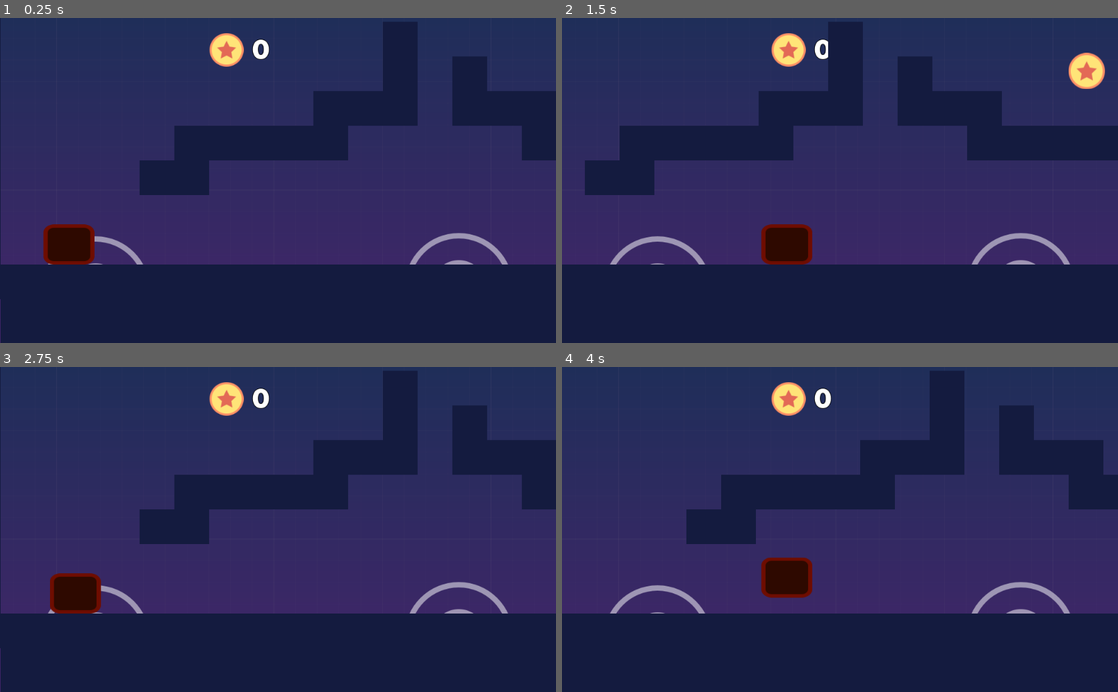
Above: before the commit, frames 1-4 (two rows, left to right).
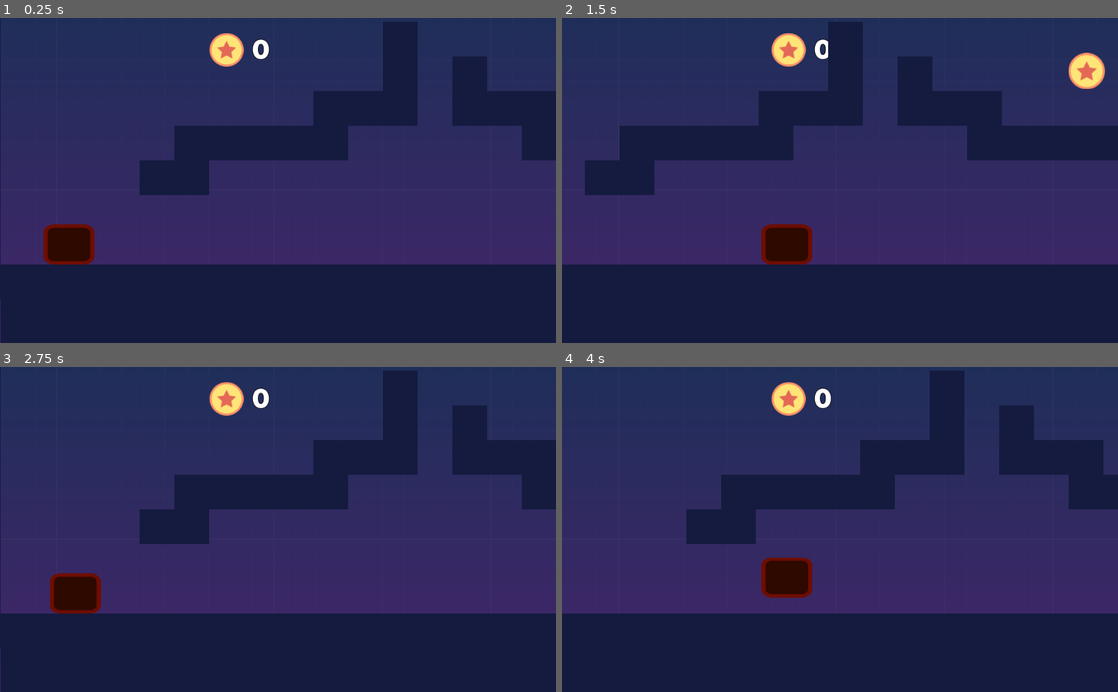
Above: after the commit, the same moments.

Repository: amzker/PlatformerAI
Game: Godot game, scene res://src/levels/testlv.tscn
The game is run twice, just before and just after one commit, with the same random seed, the same clock (stepped at 60 frames per second) and the same inputs. Sound files missing from this copy of the repository are replaced by a short silence.
Inputs (mouse positions are in pixels of both pictures, inside the frame that each line leads up to):
- Up to frame 1 (0.25 s): no input
- Up to frame 2 (1.5 s): tap Enter at 0.5 s; move the mouse to (962, 164) at 0.52 s; hold D (move_right) 0.53-1.25 s; tap 2 (2) at 0.6 s; click (962, 164) at 0.67 s; tap Space (jump) at 0.77 s; tap 3 (3) at 0.8 s; drag from (728, 196) to (1084, 79) at 1.27 s
- Up to frame 3 (2.75 s): move the mouse to (333, 458) at 2.02 s; hold Left (move_left) from 2.03 s (still down); tap 4 (4) at 2.1 s; tap 2 (2) at 2.3 s
- Up to frame 4 (4 s): release Left (move_left) at 2.75 s; drag from (812, 594) to (673, 480) at 2.77 s; tap R (retry) at 3.5 s; move the mouse to (1006, 578) at 3.52 s; hold D (move_right) from 3.53 s (still down); tap 2 (2) at 3.6 s; tap Space (jump) at 3.77 s; tap 4 (4) at 3.8 s

The runs differ from the first frame. In frame 1, 0.6% of the frame differs, in the area x 8-92%, y 66-76%; in frame 2, 0.8%; in frame 3, 0.6%; in frame 4, 0.8%.

Commit message:
OS specific joystick visibility

Diff:
--- a/src/levels/TemplateLV.gd
+++ b/src/levels/TemplateLV.gd
@@ -1,5 +1,13 @@
 extends Node2D
 
+func _ready():
+	if OS.get_name() == "Android":
+		pass
+	elif OS.get_name() == "iOS":
+		pass
+	else:
+		get_node("UI/Virtual joystick").visible = false
+		get_node("UI/Virtual joystick2").visible = false
 
 
 func _on_death_area_body_entered(body):
--- a/src/levels/level2.gd
+++ b/src/levels/level2.gd
@@ -1,5 +1,13 @@
 extends Node2D
 
+func _ready():
+	if OS.get_name() == "Android":
+		pass
+	elif OS.get_name() == "iOS":
+		pass
+	else:
+		get_node("UI/Virtual joystick").visible = false
+		get_node("UI/Virtual joystick2").visible = false
 
 func _on_death_area_body_entered(body):
 	get_tree().change_scene("res://src/levels/game_over.tscn")
--- a/src/levels/level3.gd
+++ b/src/levels/level3.gd
@@ -1,6 +1,14 @@
 extends Node2D
 
 
+func _ready():
+	if OS.get_name() == "Android":
+		pass
+	elif OS.get_name() == "iOS":
+		pass
+	else:
+		get_node("UI/Virtual joystick").visible = false
+		get_node("UI/Virtual joystick2").visible = false
 
 func _physics_process(delta):
 		if Input.is_action_just_pressed("retry"):
--- a/src/levels/level4.gd
+++ b/src/levels/level4.gd
@@ -1,5 +1,13 @@
 extends Node2D
 
+func _ready():
+	if OS.get_name() == "Android":
+		pass
+	elif OS.get_name() == "iOS":
+		pass
+	else:
+		get_node("UI/Virtual joystick").visible = false
+		get_node("UI/Virtual joystick2").visible = false
 
 func _on_deathbed_body_entered(body):
 	print("Death byu bed")
--- a/src/levels/testlv.gd
+++ b/src/levels/testlv.gd
@@ -1,6 +1,13 @@
 extends Node2D
 
-
+func _ready():
+	if OS.get_name() == "Android":
+		pass
+	elif OS.get_name() == "iOS":
+		pass
+	else:
+		get_node("UI/Virtual joystick").visible = false
+		get_node("UI/Virtual joystick2").visible = false
 
 func _physics_process(delta):
 	if Input.is_action_just_pressed("retry"):
Not shown, changed: export_presets.cfg
